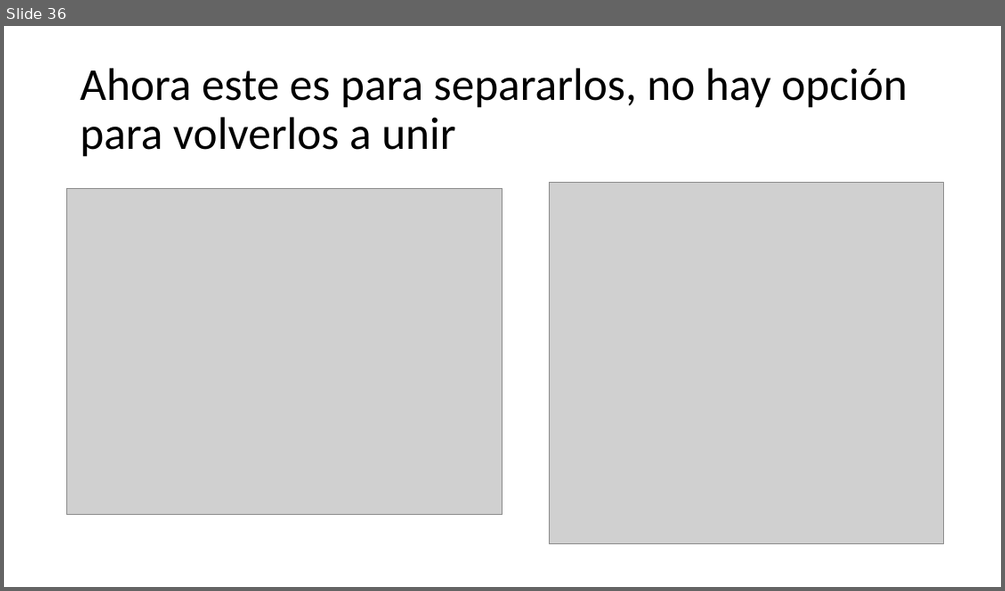
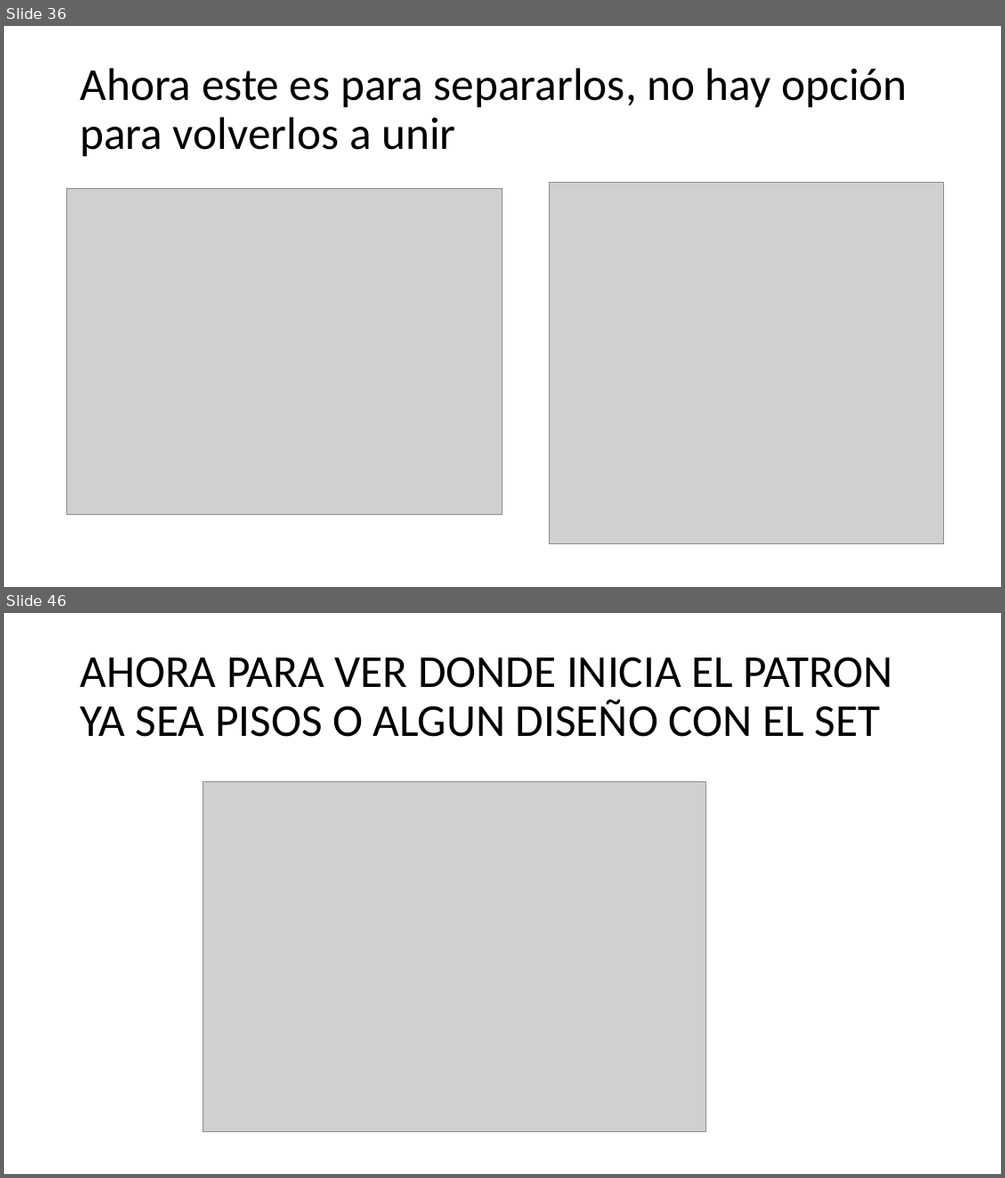
Before and after one commit to IvanRivera007/gitdocs-2026, a slide deck: AUTOCAD INTECAP/apuntes powerpoint/CLASE 10, Miercoles 18 Marzo.pptx. Shown one above the other, each under a label of ours: slide 36 before the commit, slides 36 and 46 after it; the slides between them are not shown. The pictures are 1005x591 and 1005x1178 pixels, drawn with LibreOffice and Linux fonts; fonts in the diff are those of the drawing; grey boxes stand for pictures. Boxes give left, top, right and bottom in pixels: in the first picture for what was removed or moved away, otherwise in the second. Text is boxed around its words. In the diff, an @@ line names an element or a change of style, - is before the commit and + after.

```diff
--- a/AUTOCAD INTECAP/apuntes powerpoint/CLASE 10, Miercoles 18 Marzo.pptx
+++ b/AUTOCAD INTECAP/apuntes powerpoint/CLASE 10, Miercoles 18 Marzo.pptx
@@ slide 46 added at bbox=[4, 613, 1001, 1174], background #FFFFFF @@
@@ title added at bbox=[80, 657, 893, 737], 44 pt, text #000000 @@
+AHORA PARA VER DONDE INICIA EL PATRON YA SEA PISOS O ALGUN DISEÑO CON EL SET
@@ picture added at bbox=[202, 782, 705, 1132] @@
```
Also in this commit, not shown: 2 slides changed, 11 other slides added, 2 other files.
